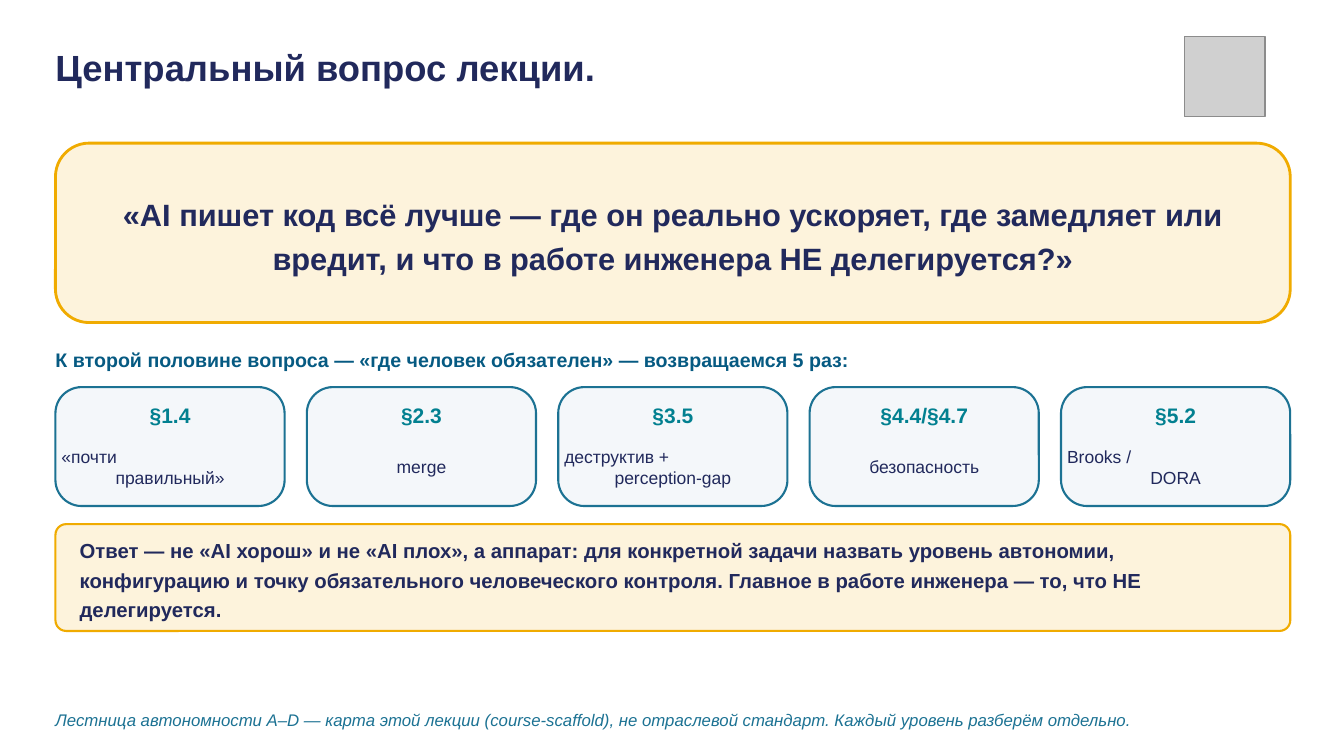
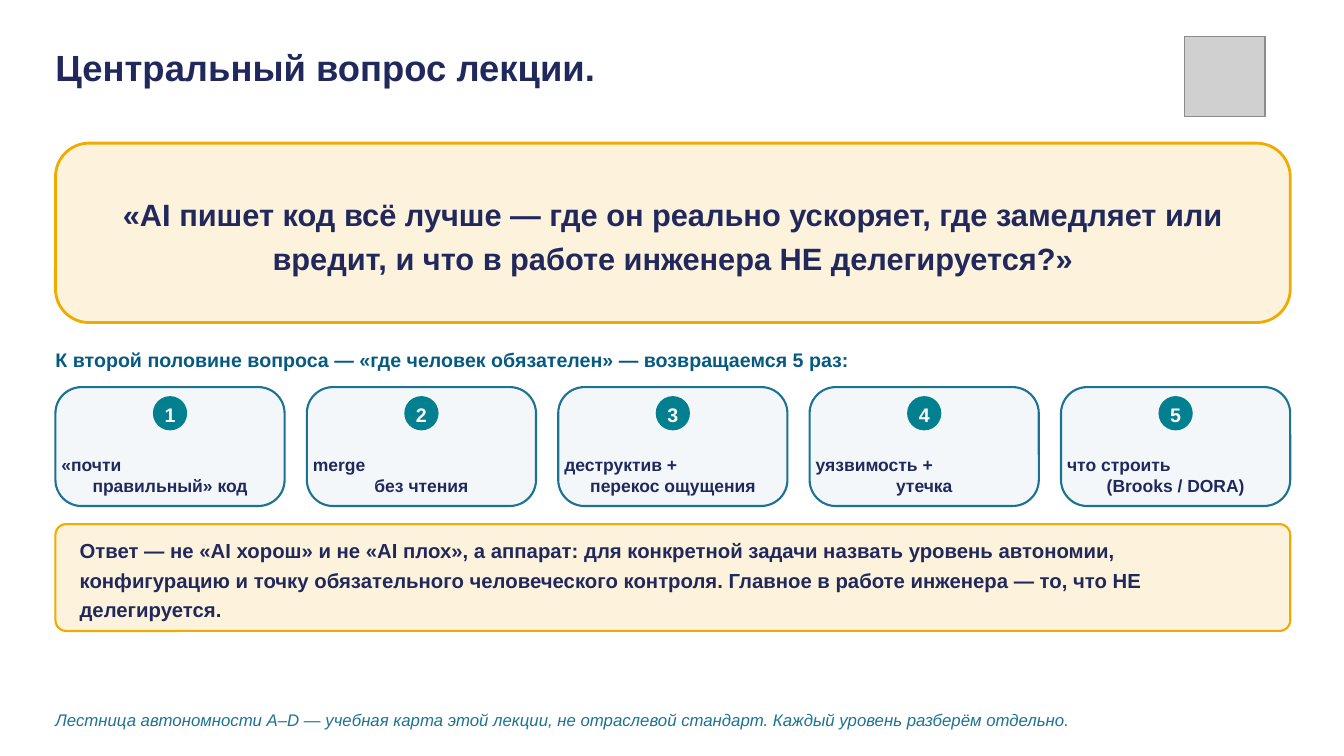
Before and after one commit to tellina-study/AI-usage-lessons, a slide deck: slide 4 of library/lectures/lec-04/rendered/lec-04.pptx. Drawn at 1344x756 pixels with LibreOffice and Linux fonts; fonts in the diff are those of the drawing; grey boxes stand for pictures. Boxes give left, top, right and bottom in pixels: in the first picture for what was removed or moved away, otherwise in the second. Text is boxed around its words. In the diff, an @@ line names an element or a change of style, - is before the commit and + after.

```diff
--- a/library/lectures/lec-04/rendered/lec-04.pptx
+++ b/library/lectures/lec-04/rendered/lec-04.pptx
@@ ellipse added at [153,396,188,431], fill #028090 @@
@@ text at [165,408,176,422]: text changed; size 15 to 14 pt; text colour #028090 to #FFFFFF @@
-§1.4
+1
@@ ellipse added at [404,396,439,431], fill #028090 @@
@@ text at [416,408,427,422]: text changed; size 15 to 14 pt; text colour #028090 to #FFFFFF @@
-§2.3
+2
@@ ellipse added at [655,396,690,431], fill #028090 @@
@@ text at [667,408,678,423]: text changed; size 15 to 14 pt; text colour #028090 to #FFFFFF @@
-§3.5
+3
@@ text removed at [880,407,967,426] @@
-§4.4/§4.7
@@ ellipse added at [907,396,942,431], fill #028090 @@
@@ text added at [919,408,930,422], 14 pt, text #FFFFFF, bold @@
+4
@@ vertical alignment top to middle in 4 elements at [165,408,176,422], [416,408,427,422], [667,408,678,423], [1170,408,1181,423] @@
@@ ellipse added at [1158,396,1193,431], fill #028090 @@
@@ text at [1170,408,1181,423]: text changed; size 15 to 14 pt; text colour #028090 to #FFFFFF @@
-§5.2
+5
@@ text at [61,461,248,496]: text changed; bold on @@
-«почти
-правильный»
+«почти
+правильный» код
@@ text at [313,461,469,492]: text changed; bold on @@
-merge
+merge
+без чтения
@@ text at [564,461,755,496]: text changed; bold on @@
-деструктив +
-perception-gap
+деструктив +
+перекос ощущения
@@ text added at [816,461,952,496], 12.5 pt, text #21295C, bold @@
+уязвимость +
+утечка
@@ text removed at [869,460,979,473] @@
-безопасность
@@ text at [1067,461,1244,496]: text changed; bold on @@
-Brooks /
-DORA
+что строить
+(Brooks / DORA)
@@ text at [55,713,1069,730]: text changed @@
-Лестница автономности A–D — карта этой лекции (course-scaffold), не отраслевой стандарт. Каждый уровень разберём отдельно.
+Лестница автономности A–D — учебная карта этой лекции, не отраслевой стандарт. Каждый уровень разберём отдельно.
```
Also in this commit, not shown: 23 other slides changed, 2 slides added, 2 slides removed, 9 other files.
